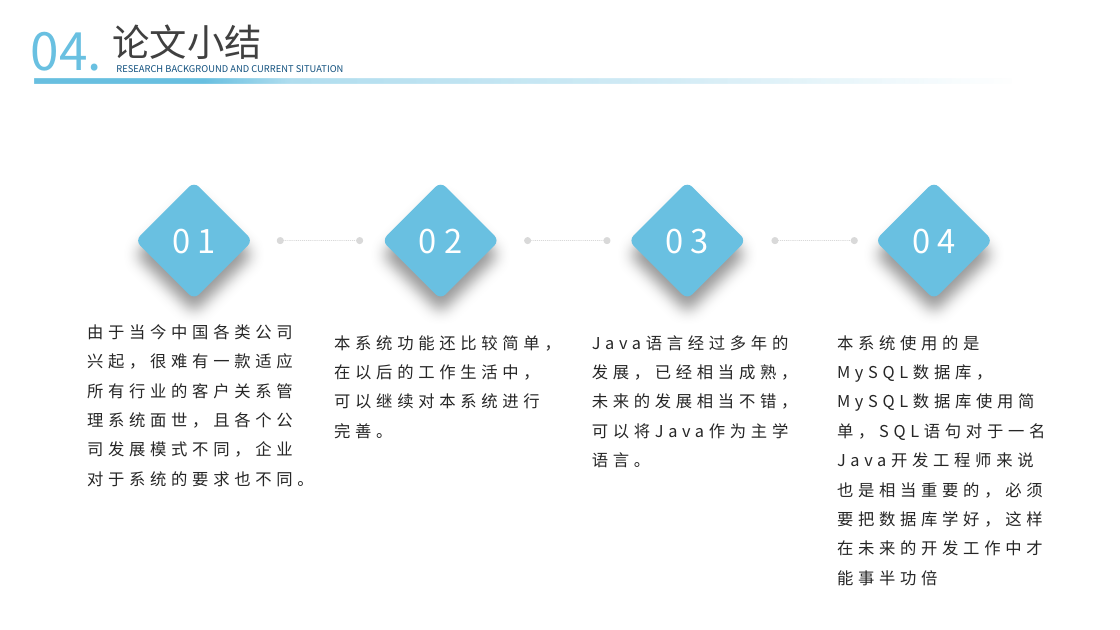
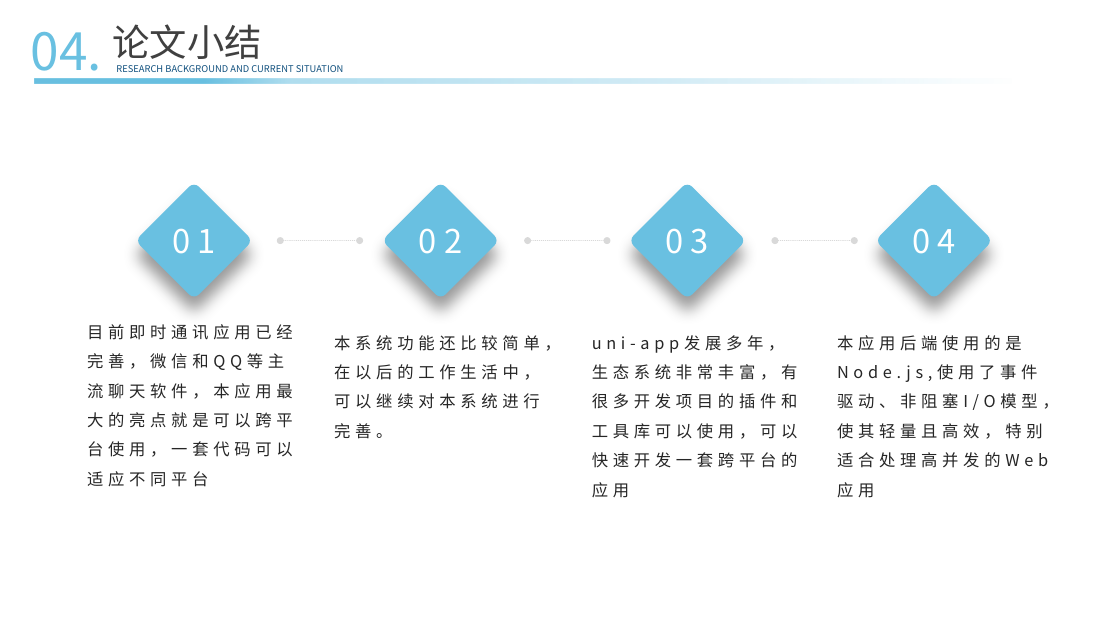
Before and after one commit to ConsoleLZ/chat-app, a slide deck: slide 30 of 毕业论文/毕业答辩(系统开发）.pptx (slide 31 before the commit). Drawn at 1120x630 pixels with LibreOffice and Linux fonts; fonts in the diff are those of the drawing. Boxes give left, top, right and bottom in pixels: in the first picture for what was removed or moved away, otherwise in the second. Text is boxed around its words. In the diff, an @@ line names an element or a change of style, - is before the commit and + after.

```diff
--- a/毕业论文/毕业答辩(系统开发）.pptx
+++ b/毕业论文/毕业答辩(系统开发）.pptx
@@ text at [87, 324, 292, 487]: text changed @@
-由于当今中国各类公司兴起，很难有一款适应所有行业的客户关系管理系统面世，且各个公司发展模式不同，企业对于系统的要求也不同。
+目前即时通讯应用已经完善，微信和QQ等主流聊天软件，本应用最大的亮点就是可以跨平台使用，一套代码可以适应不同平台
@@ text at [837, 335, 1042, 468]: text changed @@
-本系统使用的是MySQL数据库，MySQL数据库使用简单，SQL语句对于一名Java开发工程师来说也是相当重要的，必须要把数据库学好，这样在未来的开发工作中才能事半功倍
+本应用后端使用的是Node.js,使用了事件驱动、非阻塞I/O模型，使其轻量且高效，特别适合处理高并发的Web应用
@@ text at [592, 364, 798, 498]: text changed @@
-Java语言经过多年的发展，已经相当成熟，未来的发展相当不错，可以将Java作为主学语言。
+uni-app发展多年，生态系统非常丰富，有很多开发项目的插件和工具库可以使用，可以快速开发一套跨平台的应用
```
Also in this commit, not shown: 11 other slides changed, 1 slide added, 2 slides removed.
